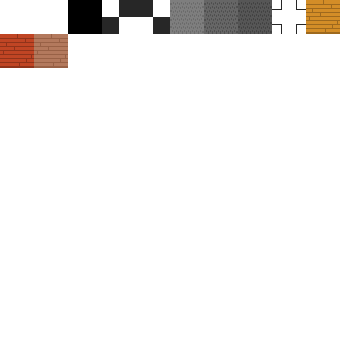
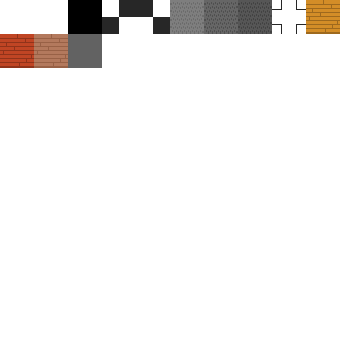
Layers edited between the first and the second 340x340 image:
painted on "Background" over [68, 34, 102, 68]
